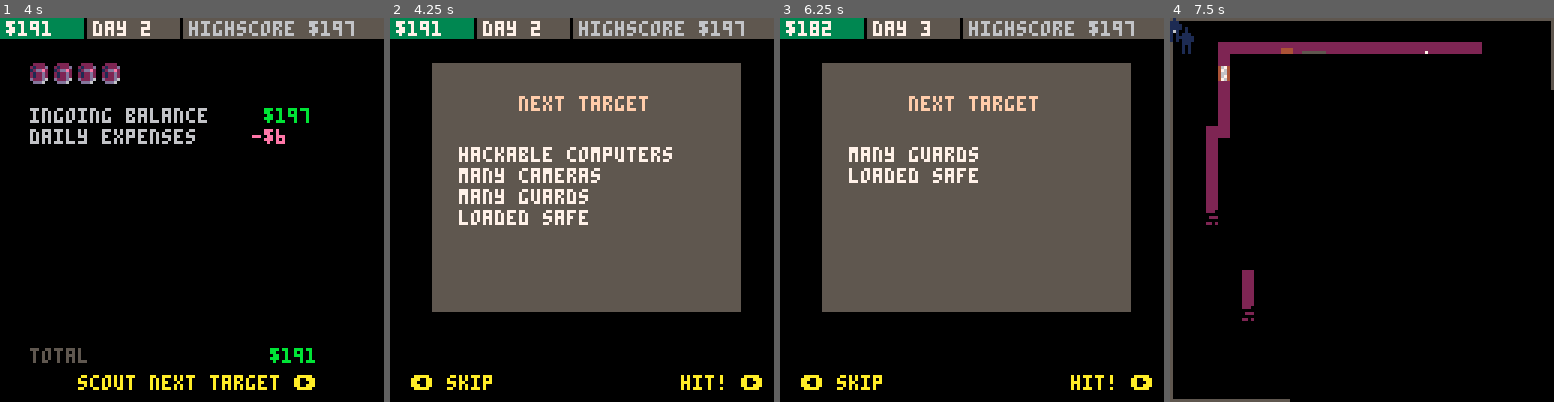
Above: before the commit, frames 1-4 (left to right).
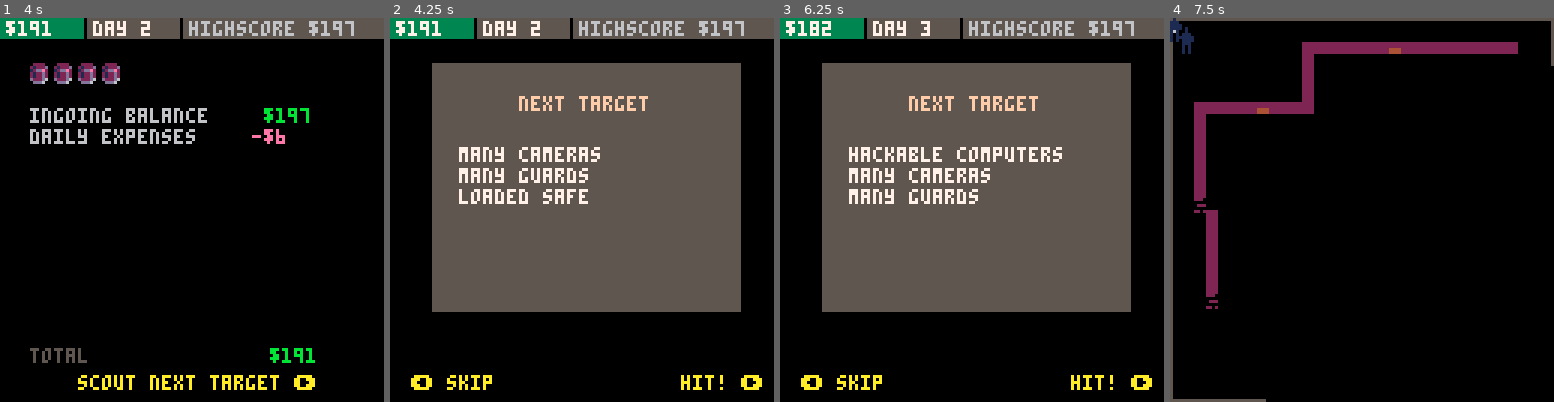
Above: after the commit, the same moments.

Repository: ironchestgames/pico-8-carts
Game: PICO-8 cartridge stealth.p8
The game is run twice, just before and just after one commit, with the same random seed, the same clock (stepped at 60 frames per second) and the same inputs.
Inputs:
- Up to frame 1 (4 s): tap X (X key) at 0.33, 1.07, 1.85, 2.97 s; tap O (Z key) at 0.7, 1.7, 2.1, 2.5, 2.9, 3.3, 3.7 s; hold Right 1.6-2.1 s; hold Up 2.15-2.42 s; hold Right 2.47-3.03 s; hold Left 3.08-3.58 s; hold Down 3.63-3.97 s
- Up to frame 2 (4.25 s): hold Right from 4.02 s (still down); tap X (X key) at 4.08 s; tap O (Z key) at 4.1 s
- Up to frame 3 (6.25 s): tap O (Z key) every 0.4 s from 4.5 to 6.1 s; release Right at 4.68 s; hold Up 4.73-5.03 s; hold Left 5.08-5.68 s; tap X (X key) at 5.2 s; hold Down 5.73-6.03 s; hold Right from 6.08 s (still down)
- Up to frame 4 (7.5 s): tap X (X key) at 6.32, 7.43 s; tap O (Z key) at 6.5, 6.9, 7.3 s; release Right at 6.58 s; hold Right 6.63-7.13 s; hold Up 7.18-7.45 s

Frame 1 is identical in both runs. In frame 2, 1.9% of the frame differs, in the area x 17-74%, y 33-54%; in frame 3, 1.9%; in frame 4, 5.5%, in the area x 6-100%, y 6-100%.

Commit message:
stealth - fix wanted bug

Diff:
--- a/stealth.p8
+++ b/stealth.p8
@@ -943,7 +943,7 @@
   objs[_i]=_o
 
   if _typ == 26 then
-   local _wallets=shuffle{{'wallet',rnd(50)},nil}
+   local _wallets=shuffle{nil,{'wallet',rnd(60)}}
    local _deskactions,_dooraccesscode={[0]=soundaction,soundaction,searchsteal},{'door pin on post-it'}
    _o.shadow,_o.action,_o.loot=
      {[0]=true},
@@ -957,7 +957,7 @@
      {'cute cat pictures',1},
      {'blackmail material',rnd(400)},
      {'company secrets',rnd(800)},
-     {'classified files',rnd(1400)},
+     {'classified files',rnd(1200)},
      }[1],
     shadow={},
    }
@@ -1956,6 +1956,7 @@
  end
 
  wantedness=mid(0,wantedness+seenaddend,4)
+ seenaddend=-1
  dset(3,wantedness)
  local _recognised=wantedness == 4
  if _recognised then
